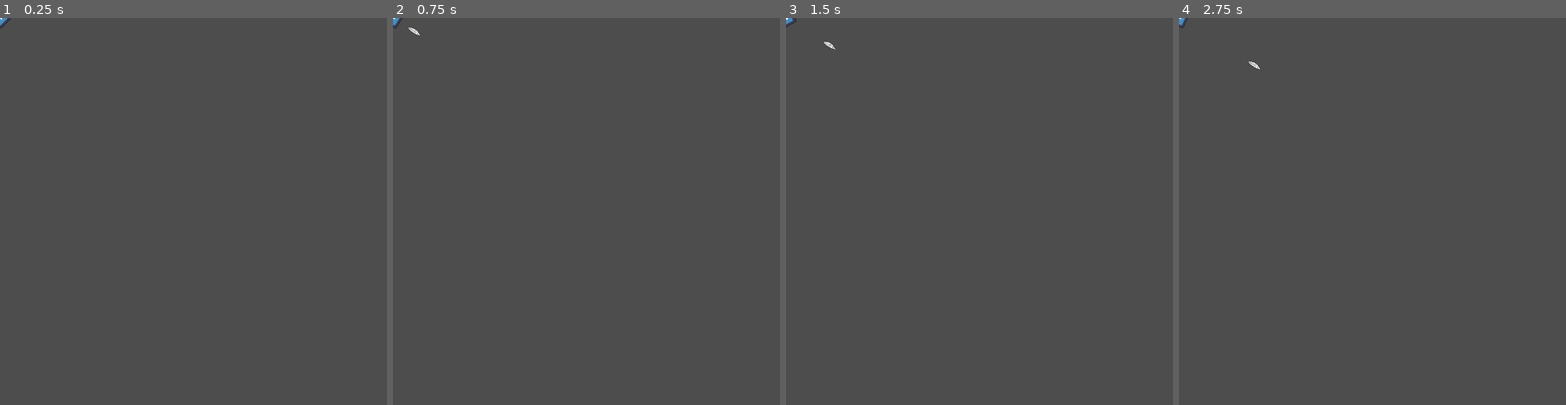
Above: before the commit, frames 1-4 (left to right).
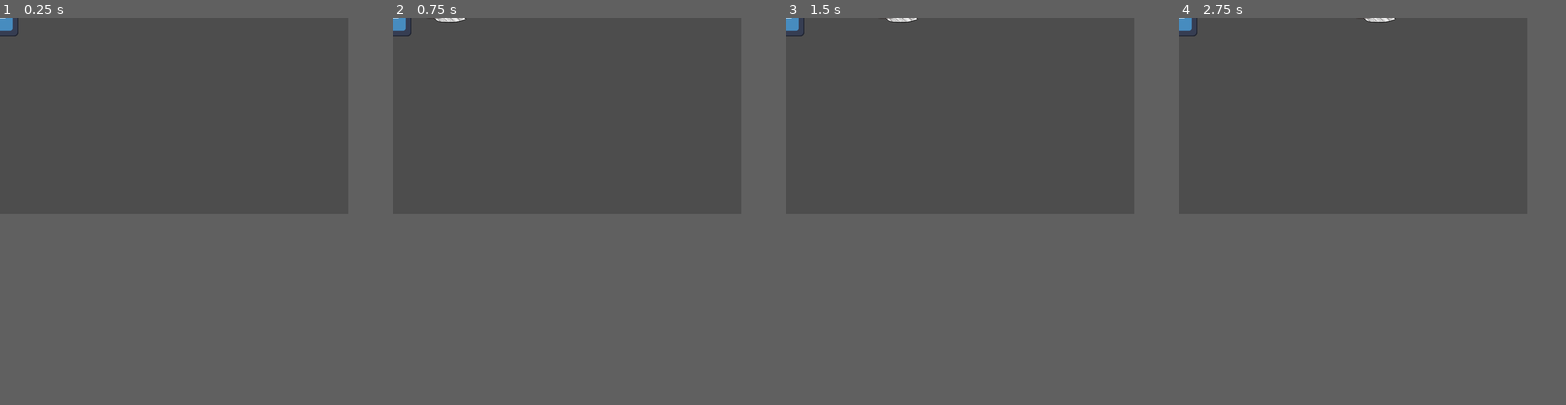
Above: after the commit, the same moments.

Repository: TBfl1pzn/Laughocalypse
Game: Godot game, scene res://scenes/player.tscn
Same seed, same stepped clock (60 frames per second), same inputs: the game is played once before the commit and once after it. This scene is started directly instead of the project's main scene. The engine's default icon, where the game draws it, is replaced by a stand-in: a white triangle on a blue panel in a dark square.
Inputs (mouse positions are in pixels of both pictures, inside the frame that each line leads up to):
- Up to frame 1 (0.25 s): no input
- Up to frame 2 (0.75 s): tap Enter at 0.5 s; move the mouse to (671, 192) at 0.52 s; hold D (move_right) from 0.53 s (still down); hold Space (shoot) from 0.53 s (still down)
- Up to frame 3 (1.5 s): move the mouse to (902, 230) at 1.27 s; release D (move_right) at 1.28 s; release Space (shoot) at 1.28 s; hold Down (move_down) from 1.28 s (still down); tap Space (shoot) at 1.35 s
- Up to frame 4 (2.75 s): move the mouse to (1411, 126) at 2.02 s; release Down (move_down) at 2.03 s; hold D (move_right) from 2.03 s (still down); hold Space (shoot) from 2.03 s (still down)
In our replay, the window is 800x800 before the commit and 720x405 after it. These sizes can differ from the game's own. Grey fills any space a smaller window leaves; there, only what the larger window draws over its background counts as a difference.

The runs differ from the first frame. In frame 1, 0.1% of the frame differs, in the area x 0-5%, y 0-5%; in frame 2, 0.2%; in frame 3, 0.2%, in the area x 0-35%, y 0-9%; in frame 4, 0.2%.

Commit message:
Fix player camera and lookat, refactor is_my_client if statements

Diff:
--- a/Laughocalypse/project.godot
+++ b/Laughocalypse/project.godot
@@ -17,13 +17,13 @@
 
 [autoload]
 
+Global="*res://scenes/global.gd"
 Multiplayer="*res://scenes/multiplayer/multiplayer.gd"
-Global="*res://scenes/global.gd"
 
 [display]
 
-window/size/viewport_width=600
-window/size/viewport_height=600
+window/size/viewport_width=240
+window/size/viewport_height=135
 window/size/window_width_override=1000
 window/size/window_height_override=640
 window/stretch/mode="canvas_items"
@@ -60,6 +60,10 @@
 ]
 }
 
+[physics]
+
+2d/default_gravity_vector=Vector2(0, 0)
+
 [rendering]
 
 renderer/rendering_method="gl_compatibility"
--- a/Laughocalypse/scenes/multiplayer/multiplayer.gd
+++ b/Laughocalypse/scenes/multiplayer/multiplayer.gd
@@ -18,6 +18,7 @@
 
 func _ready():
 	if DisplayServer.get_name() == "headless":
+		# Runs on the server
 		var peer = ENetMultiplayerPeer.new()
 		peer.set_bind_ip(ADDRESS)
 		var error = peer.create_server(PORT, MAX_CONNECTIONS)
@@ -25,12 +26,12 @@
 		print("started the server on port " + str(PORT))
 		multiplayer.peer_connected.connect(_on_peer_connected)
 	else:
+		# Runs on the client
 		var peer = ENetMultiplayerPeer.new()
 		var error = peer.create_client(ADDRESS, PORT)
 		multiplayer.set_multiplayer_peer(peer)
 		multiplayer.connected_to_server.connect(_on_connected_to_server)
 		myId = str(multiplayer.get_unique_id())
-
 
 # get called only on client
 func _on_connected_to_server():
--- a/Laughocalypse/scenes/player.gd
+++ b/Laughocalypse/scenes/player.gd
@@ -14,6 +14,9 @@
 # Called when the node enters the scene tree for the first time.
 func _ready():
 	feather_spawn = $FeatherSpawn
+	if is_my_client():
+		var camera = Camera2D.new()
+		add_child(camera)
 
 func handleInput():
 	var moveDirection = Input.get_vector("move_left", "move_right", "move_up", "move_down")
@@ -35,22 +38,24 @@
 	get_tree().get_root().call_deferred("add_child", feather_instance)
 
 func _physics_process(delta):
-	if (!Multiplayer.multiplayer.is_server()
-		and Multiplayer.multiplayer.get_unique_id() == clientId):
+	if is_my_client():
 		handleInput()
 
 	move_and_slide()
 
 func _process(delta):
-	look_at(get_global_mouse_position())
+	if is_my_client():
+		look_at(get_global_mouse_position())
 
 	if Input.is_action_pressed("shoot"):
 		if Global.feather_number == 1:
 			Global.feather_number = 0
 			shoot()
 
-	if (!Multiplayer.multiplayer.is_server()
-		and Multiplayer.multiplayer.get_unique_id() == clientId
-		and syncPosTimer.is_stopped()):
+	if is_my_client() and syncPosTimer.is_stopped():
 		Multiplayer.Test.rpc_id(1, position, clientId)
 		syncPosTimer.start()
+
+func is_my_client():
+	return (!Multiplayer.multiplayer.is_server()
+		and Multiplayer.multiplayer.get_unique_id() == clientId)
Not shown: 1 places in Laughocalypse/scenes/main.tscn that only renumber resources
Not shown: 1 places in Laughocalypse/scenes/player.tscn that only renumber resources
